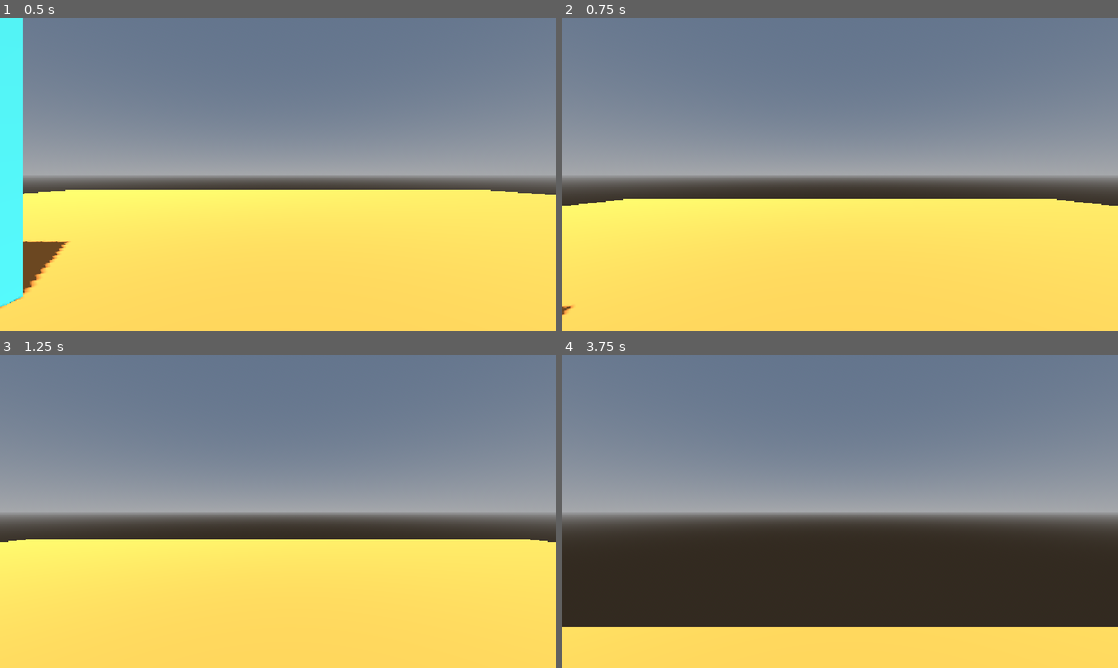
Above: before the commit, frames 1-4 (two rows, left to right).
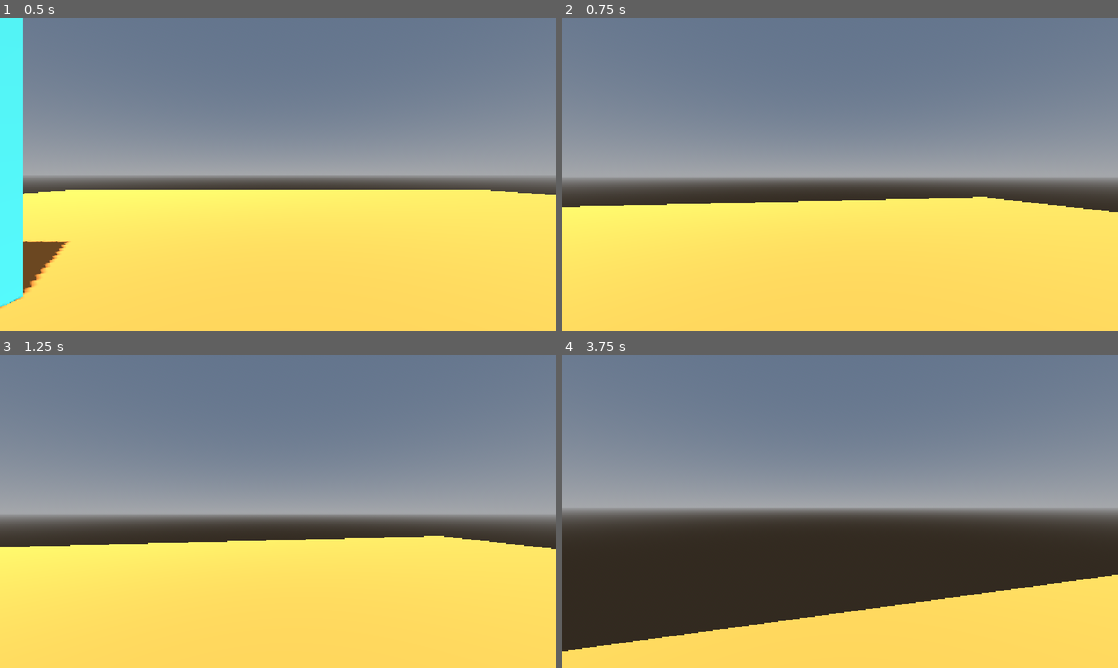
Above: after the commit, the same moments.

Repository: Jakobsen123/godot-multiplayer
Game: Godot game, scene res://Scenes/test_area.tscn
Same seed, same stepped clock (60 frames per second), same inputs: the game is played once before the commit and once after it.
Inputs (mouse positions are in pixels of both pictures, inside the frame that each line leads up to):
- Up to frame 1 (0.5 s): no input
- Up to frame 2 (0.75 s): tap Enter (ui_accept) at 0.5 s; move the mouse to (867, 174) at 0.52 s; hold W (moveForward) from 0.53 s (still down)
- Up to frame 3 (1.25 s): keep holding W (moveForward); tap Enter (ui_accept) at 0.77 s
- Up to frame 4 (3.75 s): keep holding W (moveForward); move the mouse to (812, 511) at 1.27 s; tap Enter (ui_accept) at 1.52, 3.02 s; move the mouse to (851, 505) at 2.02 s; move the mouse to (834, 517) at 2.77 s; move the mouse to (878, 514) at 3.52 s

Frame 1 is identical in both runs. In frame 2, 1.4% of the frame differs, in the area x 0-100%, y 50-96%; in frame 3, 1.4%; in frame 4, 10%, in the area x 0-100%, y 49-95%.

Commit message:
Godot player model

Diff:
--- a/godot-mutliplayer/Scenes/test_area.tscn
+++ b/godot-mutliplayer/Scenes/test_area.tscn
@@ -2,6 +2,7 @@
 
 [ext_resource type="PackedScene" uid="uid://coxue4upkk76q" path="res://Scenes/player.tscn" id="1_gv3r5"]
 [ext_resource type="Script" uid="uid://cqdgc2jx4rr7c" path="res://Scripts/playerManager.gd" id="2_kpu7f"]
+[ext_resource type="PackedScene" uid="uid://b3k0jro56tkwh" path="res://Assets/player.glb" id="3_3n873"]
 
 [sub_resource type="StandardMaterial3D" id="StandardMaterial3D_qt3lr"]
 albedo_color = Color(1, 0.5882353, 0.21960784, 1)
@@ -52,3 +53,6 @@
 
 [node name="PlayerManager" type="Node3D" parent="." unique_id=1188147004]
 script = ExtResource("2_kpu7f")
+
+[node name="player" parent="." unique_id=1237112353 instance=ExtResource("3_3n873")]
+transform = Transform3D(0.27, 0, 0, 0, 0.27, 0, 0, 0, 0.27, 2.0031836, 1.0003582, 0.10412192)
--- a/godot-mutliplayer/Scripts/playerManager.gd
+++ b/godot-mutliplayer/Scripts/playerManager.gd
@@ -4,7 +4,7 @@
 
 var players = {}
 
-var myPlayerID = "Mattebassen"
+var myPlayerID = "Jakob"
 
 func spawnPlayer(id: String, spawnPosition: Vector3):
 	if players.has(id):
@@ -28,7 +28,7 @@
 	var player = players[id]
 
 	if not player.isLocalPlayer:
-		player.target_position = newPosition
+		player.targetPos = newPosition
 
 func removePlayer(id: String):
 	if players.has(id):
--- a/godot-mutliplayer/Scripts/playerMovement.gd
+++ b/godot-mutliplayer/Scripts/playerMovement.gd
@@ -19,7 +19,7 @@
 		camera.current = false
 
 func _unhandled_input(event: InputEvent) -> void:
-	if isLocalPlayer:
+	if not isLocalPlayer:
 		return
 
 	if event is InputEventMouseMotion:
@@ -57,7 +57,7 @@
 
 		if sendTimer >= 0.05:
 			sendTimer = 0.0
-			Network.send_player_data("Mattebassen", global_position)
+			Network.send_player_data("Jakob", global_position)
 
 	move_and_slide()
 
Binary file added: godot-mutliplayer/Assets/player.glb
Not shown, added: godot-mutliplayer/Assets/player.glb.import
